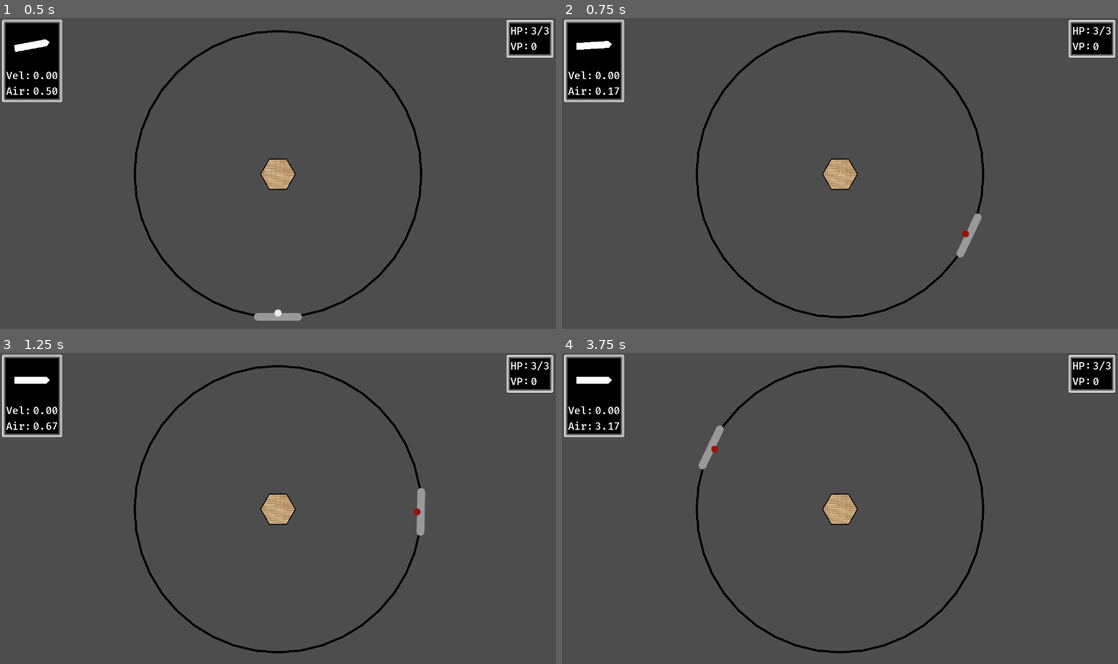
Above: before the commit, frames 1-4 (two rows, left to right).
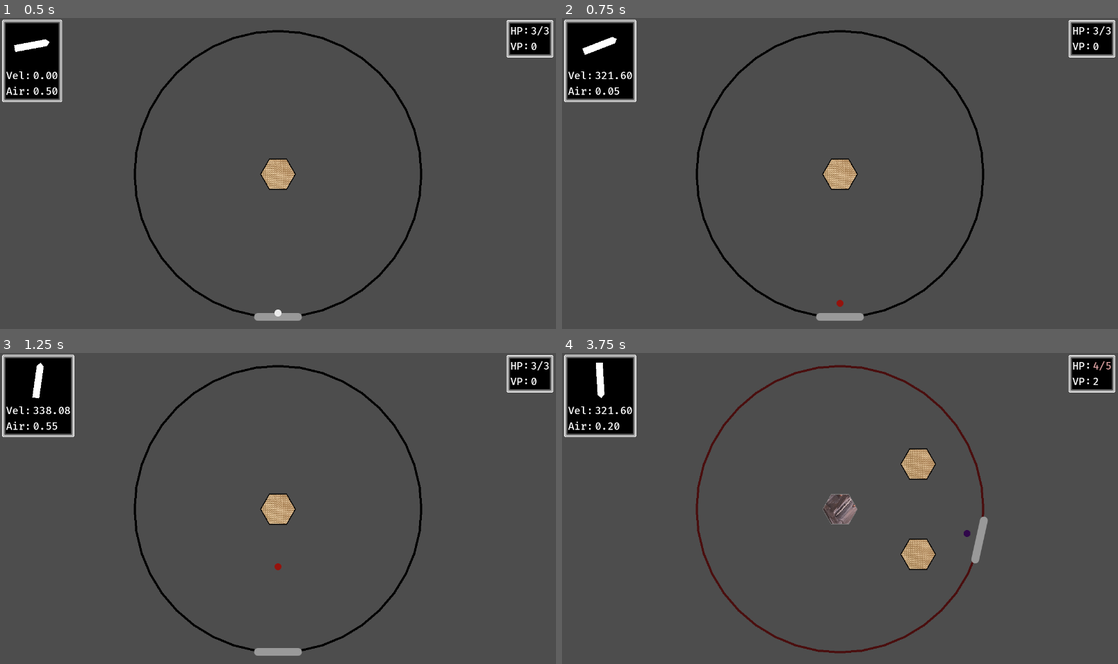
Above: after the commit, the same moments.

Repository: bjornarprytz/delay-discovery
Game: Godot game, scene res://main.tscn
Two runs of this game, one before a commit and one after it. Both use one fixed random seed, a clock stepped at 60 frames per second and the inputs below.
Inputs (mouse positions are in pixels of both pictures, inside the frame that each line leads up to):
- Up to frame 1 (0.5 s): no input
- Up to frame 2 (0.75 s): hold Right (ui_right) from 0.53 s (still down); click (840, 173) at 0.67 s
- Up to frame 3 (1.25 s): keep holding Right (ui_right)
- Up to frame 4 (3.75 s): release Right (ui_right) at 1.28 s; hold Down (ui_down) 1.28-2.03 s; click (840, 508) at 1.42 s; hold Right (ui_right) 2.03-2.78 s; click (840, 508) at 2.17 s; move the mouse to (979, 511) at 2.77 s; hold Up (ui_up) 2.78-3.53 s; click (979, 511) at 2.92 s; move the mouse to (1006, 555) at 3.52 s; hold Left (ui_left) from 3.53 s (still down); click (1006, 555) at 3.67 s

Frame 1 is identical in both runs. In frame 2, 1.4% of the frame differs, in the area x 2-76%, y 0-98%; in frame 3, 1.5%; in frame 4, 4.1%, in the area x 2-99%, y 0-97%.

Commit message:
Mouse controls

Diff:
--- a/src/main.gd
+++ b/src/main.gd
@@ -55,8 +55,8 @@
 
 
 func _process(delta: float) -> void:
-	current_air_time += delta
 	if live_ball != null:
+		current_air_time += delta
 		compas.rotation = lerp_angle(compas.rotation, live_ball.linear_velocity.angle() + PI / 2, 0.069)
 		velocity_text.text = "%.2f" % live_ball.linear_velocity.length()
 		air_time_text.text = "%.2f" % current_air_time
--- a/src/paddle.gd
+++ b/src/paddle.gd
@@ -26,7 +26,14 @@
 
 # Called every frame. 'delta' is the elapsed time since the previous frame.
 func _process(delta: float) -> void:
-	var inputVector = Input.get_vector("ui_left", "ui_right", "ui_down", "ui_up")
+	var inputVector = Vector2.ZERO
+
+	if (Input.get_connected_joypads().size() > 0):
+		inputVector = Input.get_vector("ui_left", "ui_right", "ui_down", "ui_up")
+	else:
+		inputVector = (center.global_position - get_global_mouse_position())
+		inputVector.x *= -1
+
 
 	if (inputVector.length() > .8):
 		target_rotation = -rad_to_deg(inputVector.angle()) - 90.0
@@ -44,18 +51,26 @@
 
 func _input(event: InputEvent) -> void:
 
+	var joyPadConnected = Input.get_connected_joypads().size() > 0
+
 	if event.is_action_pressed("ui_left") or event.is_action_released("ui_right"):
 		move_factor += 1.0
 	if event.is_action_pressed("ui_right") or event.is_action_released("ui_left"):
 		move_factor -= 1.0
 
 
-	if _ball != null and event is InputEventJoypadButton and event.is_pressed() and event.button_index == JOY_BUTTON_A:
-		_ball.sleeping = false
-		_ball.reparent(get_tree().root)
-		var impulse = center.global_position - global_position
-		_ball.apply_impulse(impulse)
-		_ball = null
+	if _ball != null:
+		if joyPadConnected && event is InputEventJoypadButton and event.is_pressed() and event.button_index == JOY_BUTTON_A:
+			launch_ball()
+		elif !joyPadConnected && event is InputEventMouseButton and event.button_index == MOUSE_BUTTON_LEFT and event.is_pressed():
+			launch_ball()
+
+func launch_ball():
+	_ball.sleeping = false
+	_ball.reparent(get_tree().root)
+	var impulse = center.global_position - global_position
+	_ball.apply_impulse(impulse)
+	_ball = null
 
 func splash(amount: int):
 	score_splash.amount = amount
